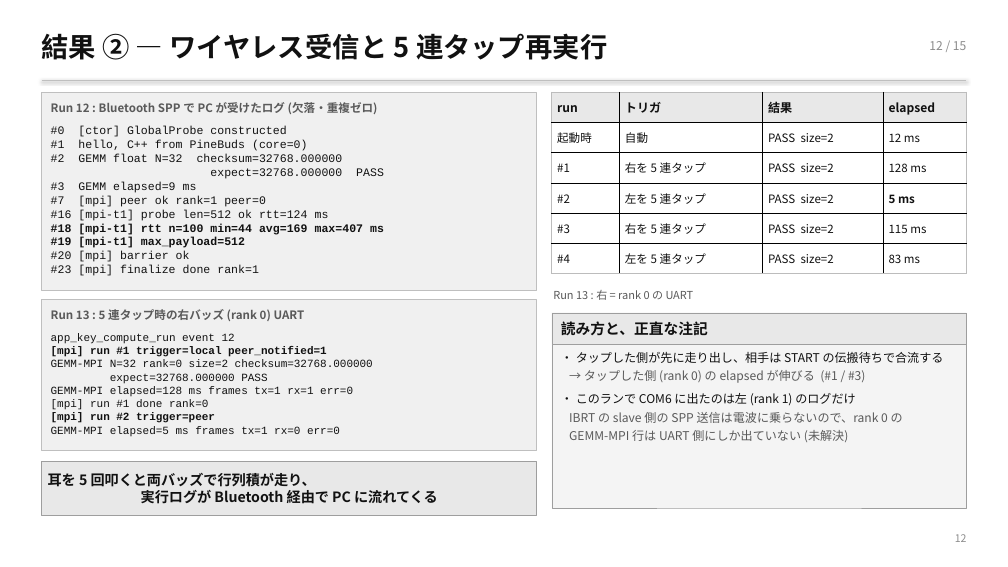
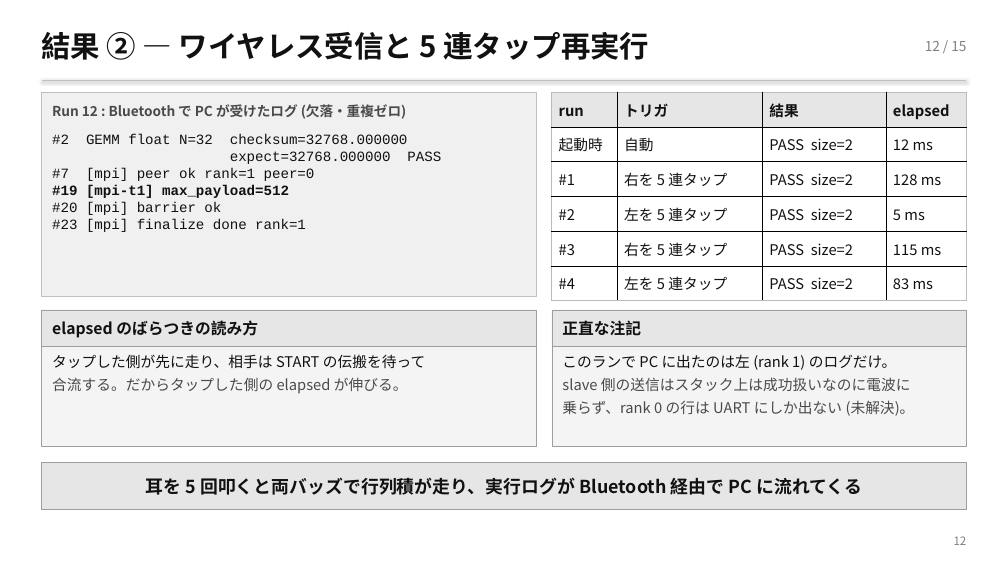
Before and after one commit to TamichiRyuto/pine-buds-cluster, a slide deck: slide 13 of slides/lt-ear-parallel.pptx. Drawn at 1008x567 pixels with LibreOffice and Linux fonts; fonts in the diff are those of the drawing. Boxes give left, top, right and bottom in pixels: in the first picture for what was removed or moved away, otherwise in the second. Text is boxed around its words. In the diff, an @@ line names an element or a change of style, - is before the commit and + after.

```diff
--- a/slides/lt-ear-parallel.pptx
+++ b/slides/lt-ear-parallel.pptx
@@ text "結果 ② — ワイヤレス受信と 5 ..." at <box>42,32,650,60</box>: size 26 to 28 pt; more space between paragraphs @@
@@ text "12 / 15" at <box>925,41,966,51</box>: size 11.5 to 13 pt, text colour #8C8C8C to #808080; more space between paragraphs @@
@@ rectangle: place and size @@
-rectangle at <box>42,92,537,290</box>
+rectangle at <box>42,92,537,296</box>
@@ text at <box>52,104,407,119</box>: text changed; size 11 to 13 pt; text colour #5A5A5A to #4A4A4A @@
-Run 12 : Bluetooth SPP で PC が受けたログ (欠落・重複ゼロ)
+Run 12 : Bluetooth で PC が受けたログ (欠落・重複ゼロ)
@@ table at <box>552,92,966,301</box> @@
@@ fill #E8E8E8 to #E6E6E6 in row 1 @@
@@ size 11.5 to 14 pt in "run", "トリガ", "結果", "elapsed" @@
@@ size 11 to 14 pt in "起動時", "自動", "PASS size=2", "12 ms" and 16 more places @@
@@ bold off in "5 ms" @@
@@ text "#2 GEMM float N=32 checksum=32768.000000" at <box>52,134,441,232</box>: size 11 to 13.5 pt @@
@@ text at <box>51,126,308,151</box>: paragraphs removed @@
-#0 [ctor] GlobalProbe constructed
-#1 hello, C++ from PineBuds (core=0)
@@ text at <box>51,182,197,193</box>: paragraph removed @@
-#3 GEMM elapsed=9 ms
@@ text at <box>51,210,384,235</box>: paragraphs removed @@
-#16 [mpi-t1] probe len=512 ok rtt=124 ms
-#18 [mpi-t1] rtt n=100 min=44 avg=169 max=407 ms
@@ text removed at <box>553,290,694,300</box> @@
-Run 13 : 右 = rank 0 の UART
@@ rectangle: place and size @@
-rectangle at <box>42,299,537,451</box>
+rectangle at <box>42,310,537,446</box>
@@ rectangle at <box>42,310,537,446</box>: fill #F0F0F0 to #F4F4F4; outline #BFBFBF 0.75 pt to #9E9E9E 0.75 pt @@
@@ rectangle added at <box>42,310,537,346</box>, fill #E6E6E6, outline #9E9E9E 0.75 pt @@
@@ text removed at <box>51,309,305,321</box> @@
-Run 13 : 5 連タップ時の右バッズ (rank 0) UART
@@ text added at <box>52,320,258,338</box>, 15 pt, text #111111, bold @@
+elapsed のばらつきの読み方
@@ rectangle: place and size @@
-rectangle at <box>552,313,966,508</box>
+rectangle at <box>552,310,966,446</box>
@@ rectangle at <box>552,310,966,346</box>: fill #E8E8E8 to #E6E6E6 @@
@@ text at <box>562,320,641,336</box>: text changed; size 14 to 15 pt @@
-読み方と、正直な注記
+正直な注記
@@ text removed at <box>51,333,373,436</box> @@
-app_key_compute_run event 12
-[mpi] run #1 trigger=local peer_notified=1
-GEMM-MPI N=32 rank=0 size=2 checksum=32768.000000
-expect=32768.000000 PASS
-GEMM-MPI elapsed=128 ms frames tx=1 rx=1 err=0
-[mpi] run #1 done rank=0
-[mpi] run #2 trigger=peer
-GEMM-MPI elapsed=5 ms frames tx=1 rx=0 err=0
@@ text added at <box>52,354,425,394</box>, 14 pt, text #111111 @@
+タップした側が先に走り、相手は START の伝搬を待って
+合流する。だからタップした側の elapsed が伸びる。
@@ text at <box>562,354,915,416</box>: text changed; size 11.5 to 14 pt; text colour #5A5A5A to #4A4A4A @@
-・ タップした側が先に走り出し、相手は START の伝搬待ちで合流する
-→ タップした側 (rank 0) の elapsed が伸びる (#1 / #3)
-・ このランで COM6 に出たのは左 (rank 1) のログだけ
-IBRT の slave 側の SPP 送信は電波に乗らないので、rank 0 の
-GEMM-MPI 行は UART 側にしか出ていない (未解決)
+このランで PC に出たのは左 (rank 1) のログだけ。
+slave 側の送信はスタック上は成功扱いなのに電波に
+乗らず、rank 0 の行は UART にしか出ない (未解決)。
@@ rectangle: place and size @@
-rectangle at <box>42,461,537,516</box>
+rectangle at <box>42,463,966,510</box>
@@ rectangle at <box>42,463,966,510</box>: fill #E8E8E8 to #E6E6E6 @@
@@ text at <box>146,477,862,495</box>: text changed; size 13.5 to 17 pt @@
-耳を 5 回叩くと両バッズで行列積が走り、
-実行ログが Bluetooth 経由で PC に流れてくる
+耳を 5 回叩くと両バッズで行列積が走り、実行ログが Bluetooth 経由で PC に流れてくる
@@ text "12" at <box>954,536,967,545</box>: size 10 to 11 pt, text colour #8C8C8C to #808080; more space between paragraphs @@
```
Also in this commit, not shown: 15 other slides changed, 2 other files.
